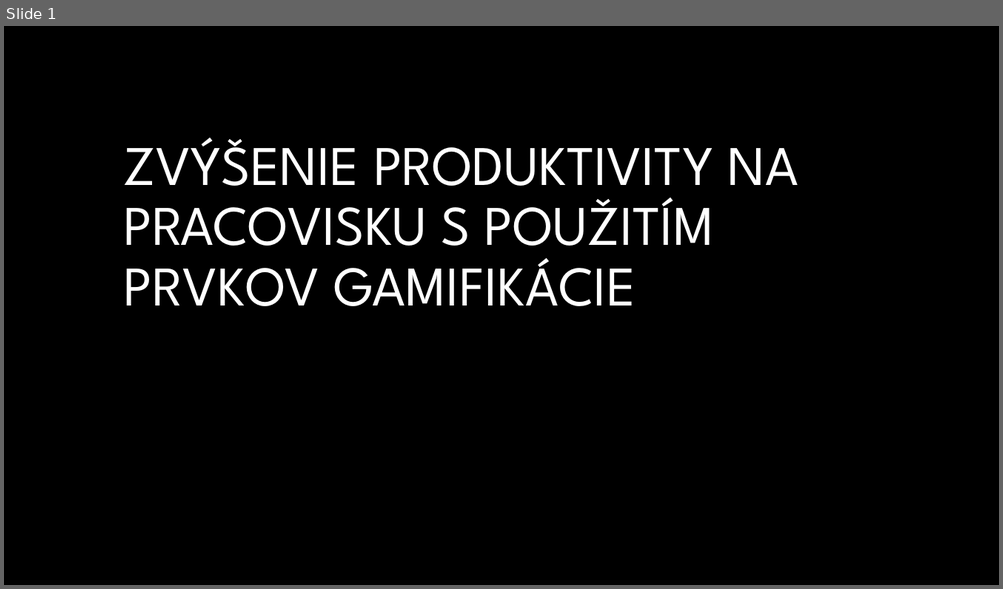
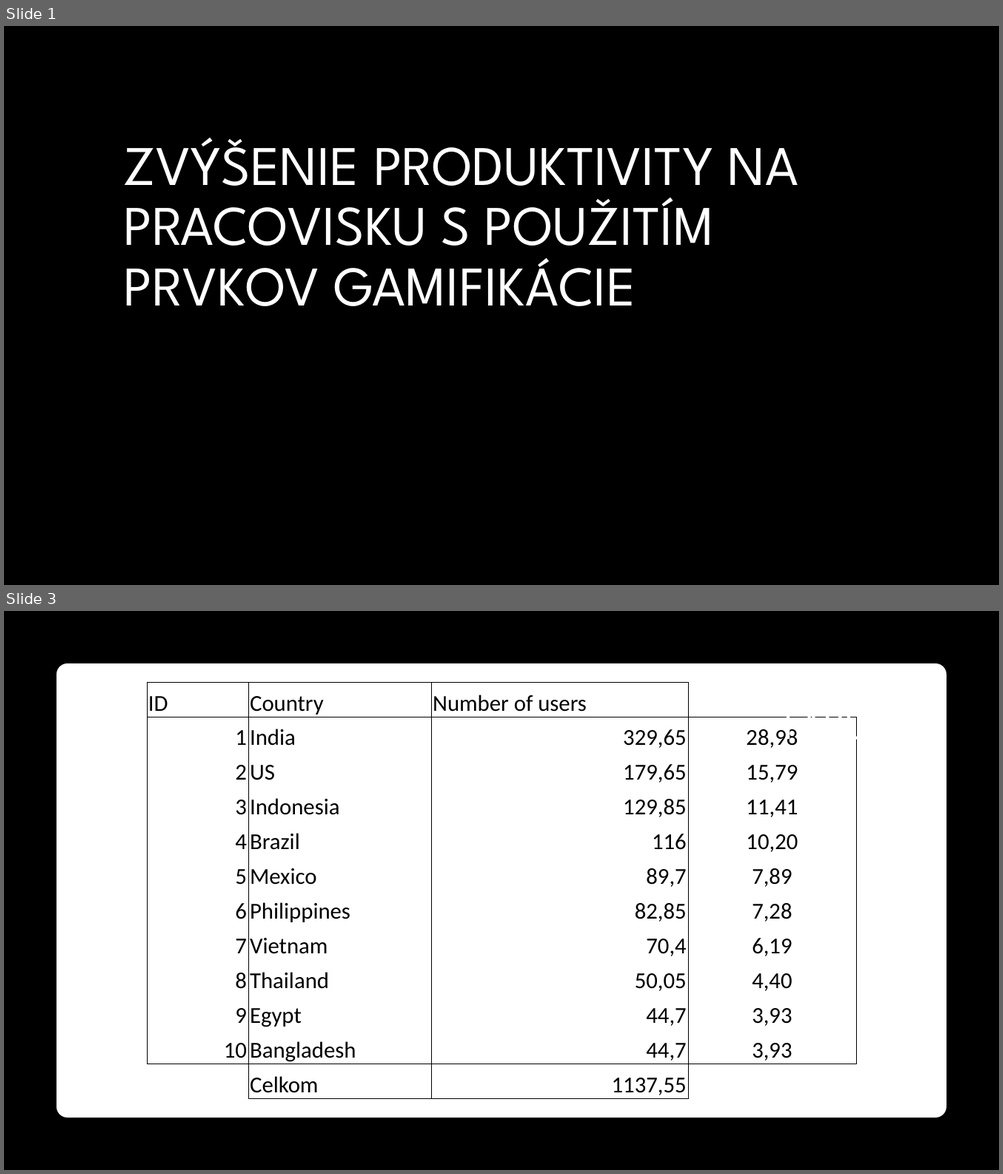
Before and after one commit to Brunokristi/MIP, a slide deck: Zvýšenie produktivity na pracovisku s použitím prvkov gamifikácie.pptx. Shown one above the other, each under a label of ours: slide 1 before the commit, slides 1 and 3 after it; the slides between them are not shown. The pictures are 1003x589 and 1003x1174 pixels, drawn with LibreOffice and Linux fonts; fonts in the diff are those of the drawing; background and template pictures are left out. Boxes give left, top, right and bottom in pixels: in the first picture for what was removed or moved away, otherwise in the second. Text is boxed around its words. In the diff, an @@ line names an element or a change of style, - is before the commit and + after.

```diff
--- a/Zvýšenie produktivity na pracovisku s použitím prvkov gamifikácie.pptx
+++ b/Zvýšenie produktivity na pracovisku s použitím prvkov gamifikácie.pptx
@@ slide 3 added at bbox=[4, 611, 999, 1170], background #000000 @@
@@ rounded rectangle added at bbox=[57, 664, 946, 1118], fill #FFFFFF @@
@@ table added at bbox=[147, 682, 855, 1099], 12 rows, 4 columns @@
+ID | Country | Number of users | 
+1 | India | 329,65 | 28,98
+2 | US | 179,65 | 15,79
+3 | Indonesia | 129,85 | 11,41
+4 | Brazil | 116 | 10,20
+5 | Mexico | 89,7 | 7,89
+6 | Philippines | 82,85 | 7,28
+7 | Vietnam | 70,4 | 6,19
+8 | Thailand | 50,05 | 4,40
+9 | Egypt | 44,7 | 3,93
+10 | Bangladesh | 44,7 | 3,93
+ | Celkom | 1137,55 | 
@@ title added at bbox=[779, 717, 936, 752], 40 pt, text #FFFFFF @@
+TABUĽKA
```
Also in this commit, not shown: 2 other slides added, 3 other files.
